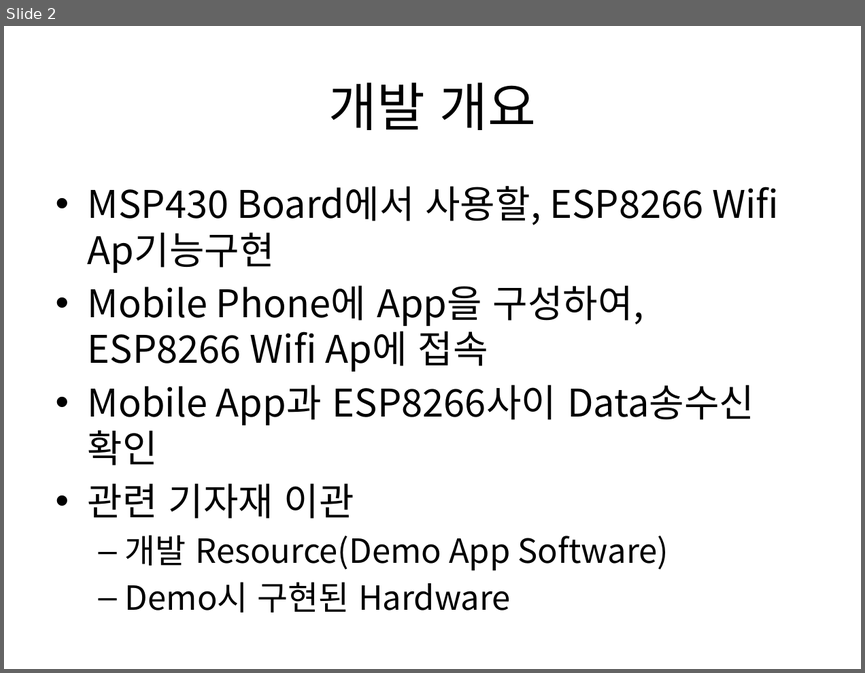
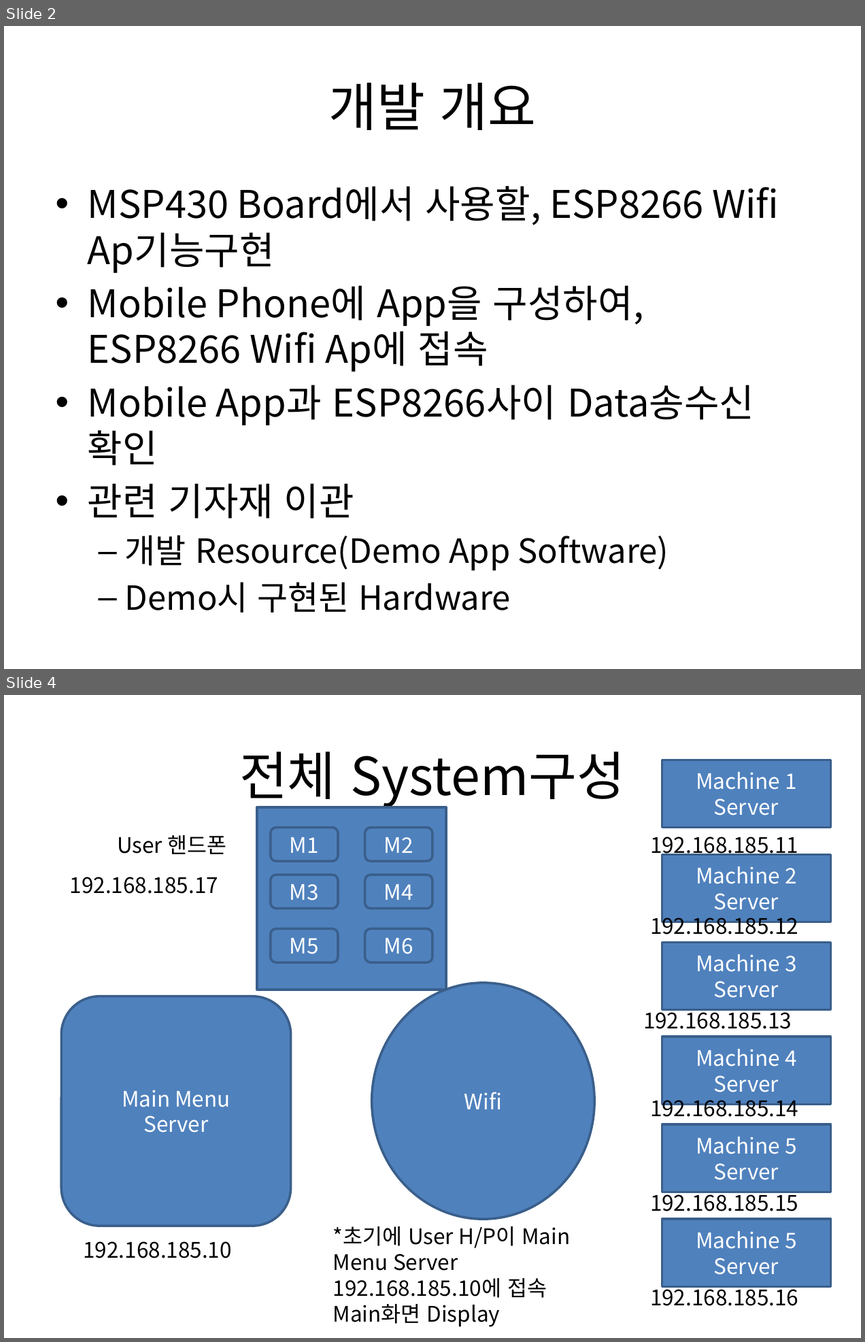
Before and after one commit to ihong9059/esp8266, a slide deck: 세주Project/세주FA.pptx. Shown one above the other, each under a label of ours: slide 2 before the commit, slides 2 and 4 after it; the slides between them are not shown. The pictures are 865x673 and 865x1342 pixels, drawn with LibreOffice and Linux fonts; fonts in the diff are those of the drawing. Boxes give left, top, right and bottom in pixels: in the first picture for what was removed or moved away, otherwise in the second. Text is boxed around its words. In the diff, an @@ line names an element or a change of style, - is before the commit and + after.

```diff
--- a/세주Project/세주FA.pptx
+++ b/세주Project/세주FA.pptx
@@ slide 4 added at (4,695,861,1338), background #FFFFFF @@
@@ title added at (239,751,626,808), 44 pt, text #000000 @@
+전체 System구성
@@ rectangle added at (662,760,831,828), fill #4F81BD, outline #3A5F8C 2 pt, 18 pt, text #FFFFFF @@
+Machine 1
+Server
@@ rectangle added at (257,807,445,989), fill #4F81BD, outline #3A5F8C 2 pt @@
@@ text added at (117,835,226,854), 18 pt, text #000000 @@
+User 핸드폰
@@ rounded rectangle added at (271,828,338,861), fill #4F81BD, outline #3A5F8C 2 pt, 18 pt, text #FFFFFF @@
+M1
@@ rounded rectangle added at (364,828,432,861), fill #4F81BD, outline #3A5F8C 2 pt, 18 pt, text #FFFFFF @@
+M2
@@ text added at (650,836,798,859), 18 pt, text #000000 @@
+192.168.185.11
@@ rectangle added at (662,854,831,922), fill #4F81BD, outline #3A5F8C 2 pt, 18 pt, text #FFFFFF @@
+Machine 2
+Server
@@ text added at (70,877,218,894), 18 pt, text #000000 @@
+192.168.185.17
@@ rounded rectangle added at (271,875,338,909), fill #4F81BD, outline #3A5F8C 2 pt, 18 pt, text #FFFFFF @@
+M3
@@ rounded rectangle added at (364,875,432,909), fill #4F81BD, outline #3A5F8C 2 pt, 18 pt, text #FFFFFF @@
+M4
@@ text added at (650,912,798,934), 18 pt, text #000000 @@
+192.168.185.12
@@ rounded rectangle added at (271,929,338,962), fill #4F81BD, outline #3A5F8C 2 pt, 18 pt, text #FFFFFF @@
+M5
@@ rounded rectangle added at (364,929,432,962), fill #4F81BD, outline #3A5F8C 2 pt, 18 pt, text #FFFFFF @@
+M6
@@ rectangle added at (662,942,831,1009), fill #4F81BD, outline #3A5F8C 2 pt, 18 pt, text #FFFFFF @@
+Machine 3
+Server
@@ rounded rectangle added at (61,996,291,1225), fill #4F81BD, outline #3A5F8C 2 pt, 18 pt, text #FFFFFF @@
+Main Menu
+Server
@@ ellipse added at (372,983,594,1219), fill #4F81BD, outline #3A5F8C 2 pt, 18 pt, text #FFFFFF @@
+Wifi
@@ text added at (643,1006,791,1029), 18 pt, text #000000 @@
+192.168.185.13
@@ rectangle added at (662,1037,831,1104), fill #4F81BD, outline #3A5F8C 2 pt, 18 pt, text #FFFFFF @@
+Machine 4
+Server
@@ text added at (650,1094,798,1122), 18 pt, text #000000 @@
+192.168.185.14
@@ rectangle added at (662,1124,831,1192), fill #4F81BD, outline #3A5F8C 2 pt, 18 pt, text #FFFFFF @@
+Machine 5
+Server
@@ text added at (650,1189,798,1211), 18 pt, text #000000 @@
+192.168.185.15
@@ rectangle added at (662,1219,831,1286), fill #4F81BD, outline #3A5F8C 2 pt, 18 pt, text #FFFFFF @@
+Machine 5
+Server
@@ text added at (84,1241,232,1258), 18 pt, text #000000 @@
+192.168.185.10
@@ text added at (333,1226,570,1327), 18 pt, text #000000 @@
+*초기에 User H/P이 Main Menu Server 192.168.185.10에 접속 Main화면 Display
@@ text added at (650,1283,798,1306), 18 pt, text #000000 @@
+192.168.185.16
```
Also in this commit, not shown: 3 other slides added, 38 other files.
